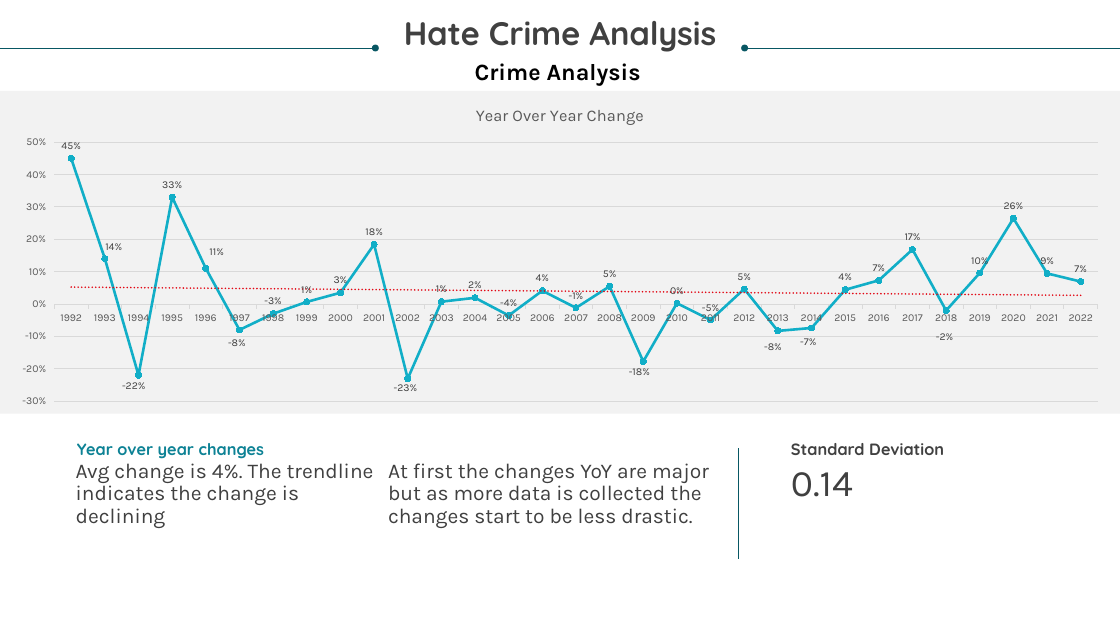
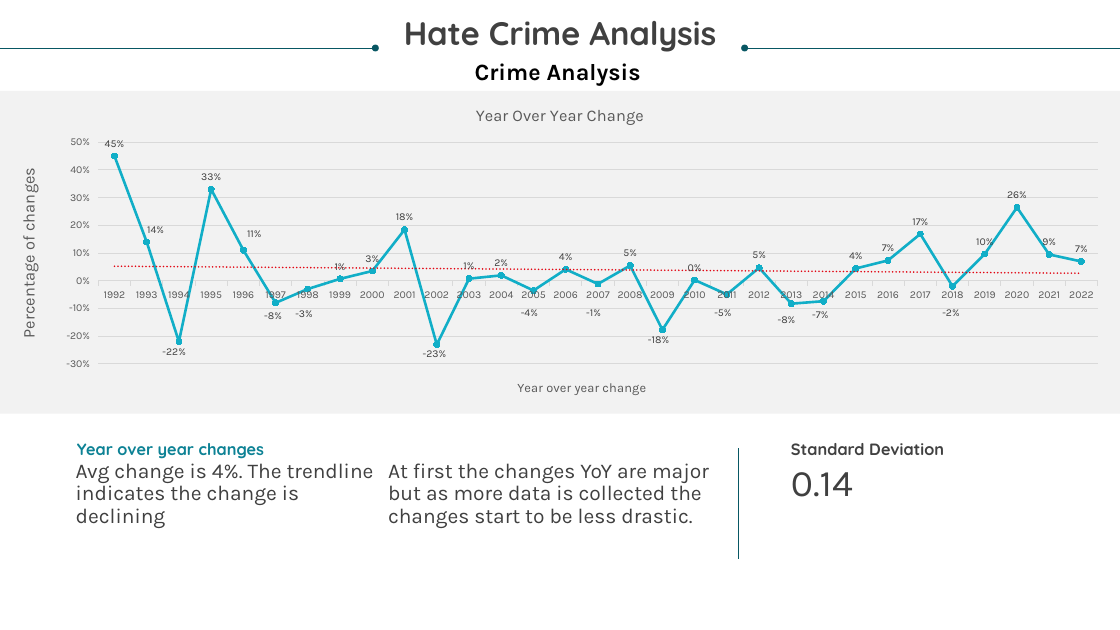
Before and after one commit to corporatemanny/FBI-Hate-Crime-Analysis, a slide deck: slide 10 of Hate Crime Analysis.pptx. Drawn at 1120x630 pixels with LibreOffice and Linux fonts; fonts in the diff are those of the drawing. Boxes give left, top, right and bottom in pixels: in the first picture for what was removed or moved away, otherwise in the second. Text is boxed around its words. In the diff, an @@ line names an element or a change of style, - is before the commit and + after.

```diff
--- a/Hate Crime Analysis.pptx
+++ b/Hate Crime Analysis.pptx
@@ line chart at (0,91,1120,413) @@
@@ data labels of Series 1 changed @@
@@ category axis title "" to "Year over year change " @@
@@ value axis title "" to "Percentage of changes " @@
```
Also in this commit, not shown: 5 other slides changed.
